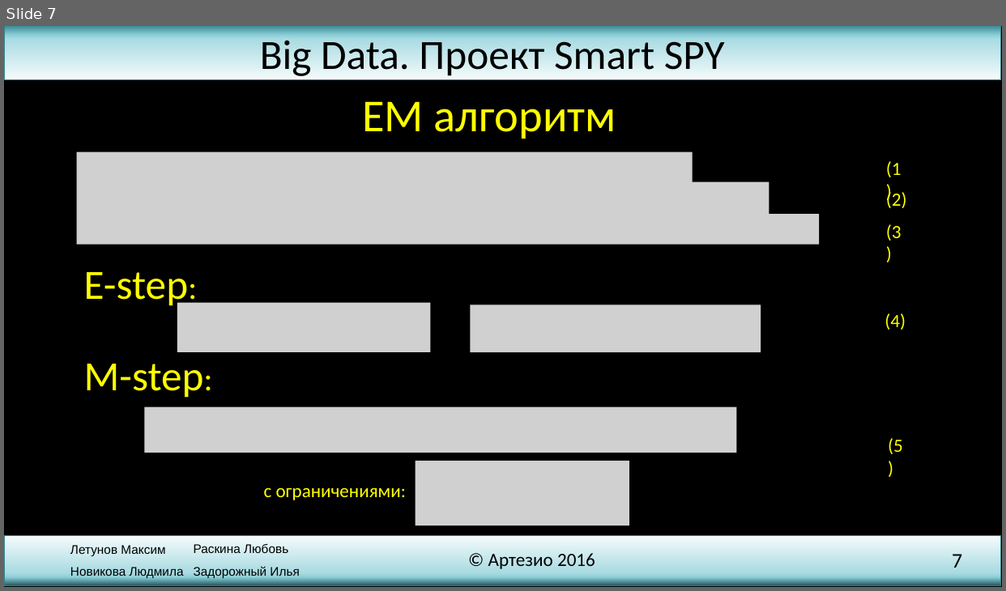
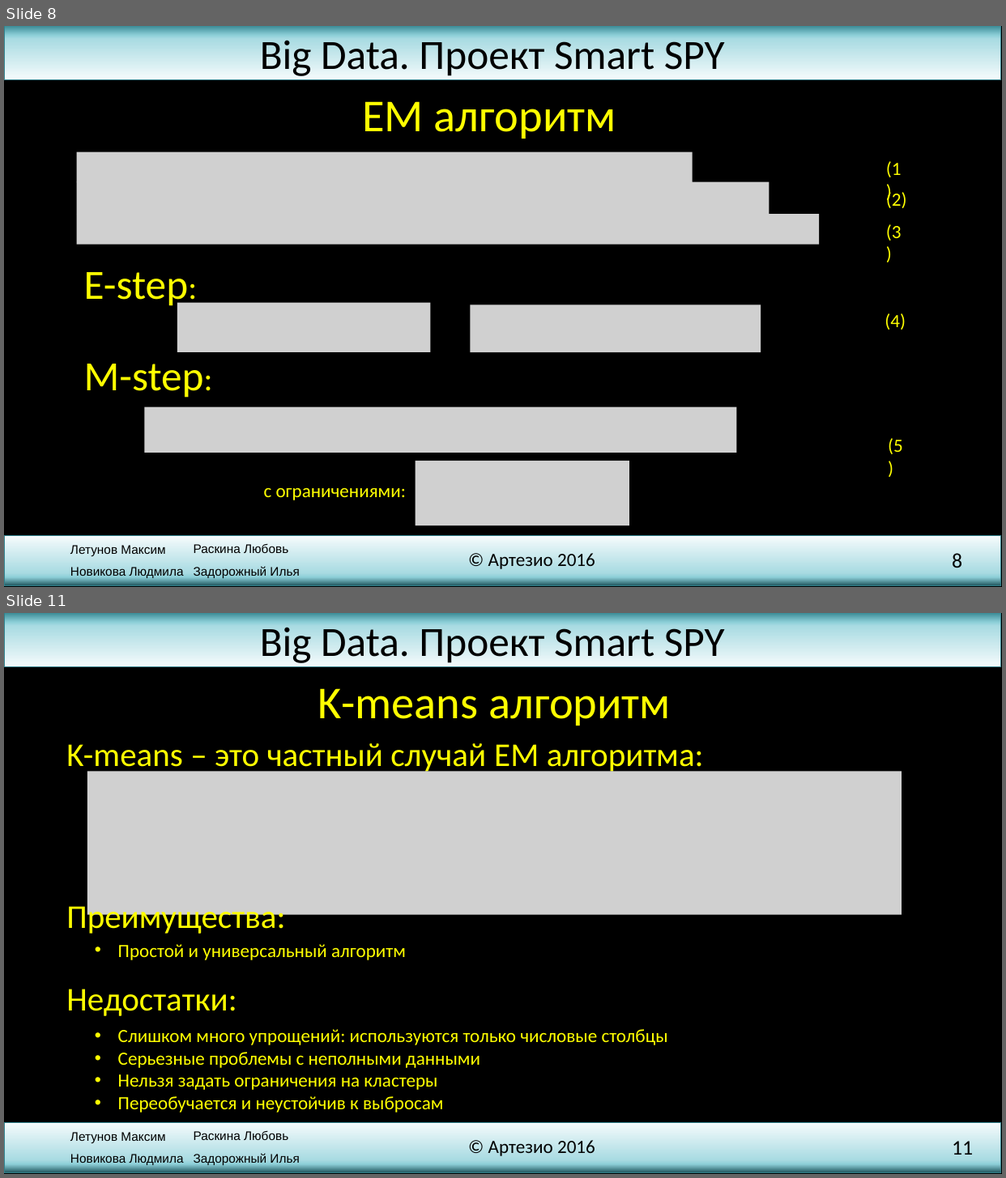
Before and after one commit to SmallDev/TestSmart, a slide deck: presentation.pptx. Shown one above the other, each under a label of ours: slide 7 before the commit, slides 8 and 11 after it; the slides between them are not shown. The pictures are 1006x591 and 1006x1178 pixels, drawn with LibreOffice and Linux fonts; fonts in the diff are those of the drawing; grey boxes stand for pictures; background and template pictures are left out. Boxes give left, top, right and bottom in pixels: in the first picture for what was removed or moved away, otherwise in the second. Text is boxed around its words. In the diff, an @@ line names an element or a change of style, - is before the commit and + after.

Commit message:
add all EM and k-means slides

```diff
--- a/presentation.pptx
+++ b/presentation.pptx
@@ slide 11 added at [4,613,1002,1174], background picture (left out); not listed: 7 template elements that a slide beside it also shows @@
@@ subtitle added at [318,688,670,726], 44 pt, text #FFFF00 @@
+K-means алгоритм
@@ text added at [66,743,704,774], 32 pt, text #FFFF00 @@
+K-means – это частный случай EM алгоритма:
@@ picture added at [87,771,901,914] @@
@@ text added at [66,901,285,936], 32 pt, text #FFFF00 @@
+Преимущества:
@@ text added at [118,944,406,960], 18 pt, text #FFFF00 @@
+• Простой и универсальный алгоритм
@@ text added at [66,989,237,1016], 32 pt, text #FFFF00 @@
+Недостатки:
@@ text added at [118,1029,668,1113], 18 pt, text #FFFF00 @@
+• Слишком много упрощений: используются только числовые столбцы
+• Серьезные проблемы с неполными данными
+• Нельзя задать ограничения на кластеры
+• Переобучается и неустойчив к выбросам
@@ what was slide 7 is now slide 8 @@
@@ page number at [952,553,962,568]: text changed @@
-7
+8
```
Also in this commit, not shown: 3 slides changed, 3 other slides added.
